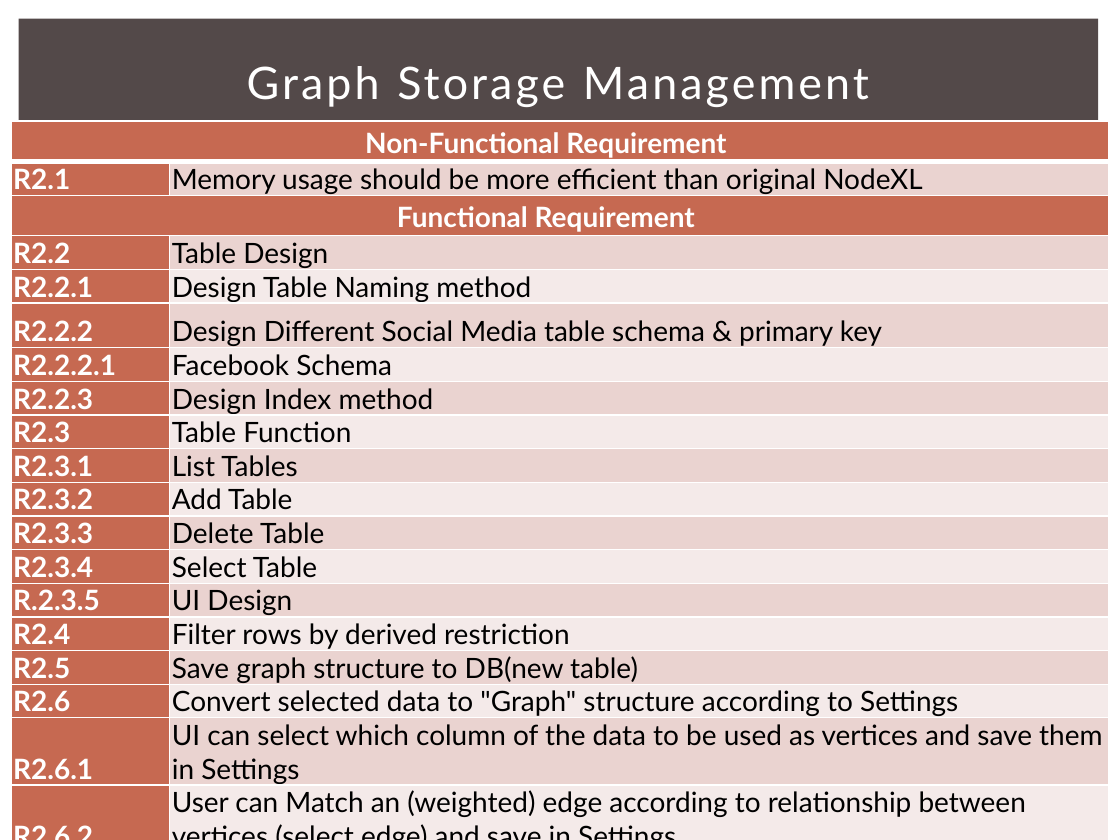
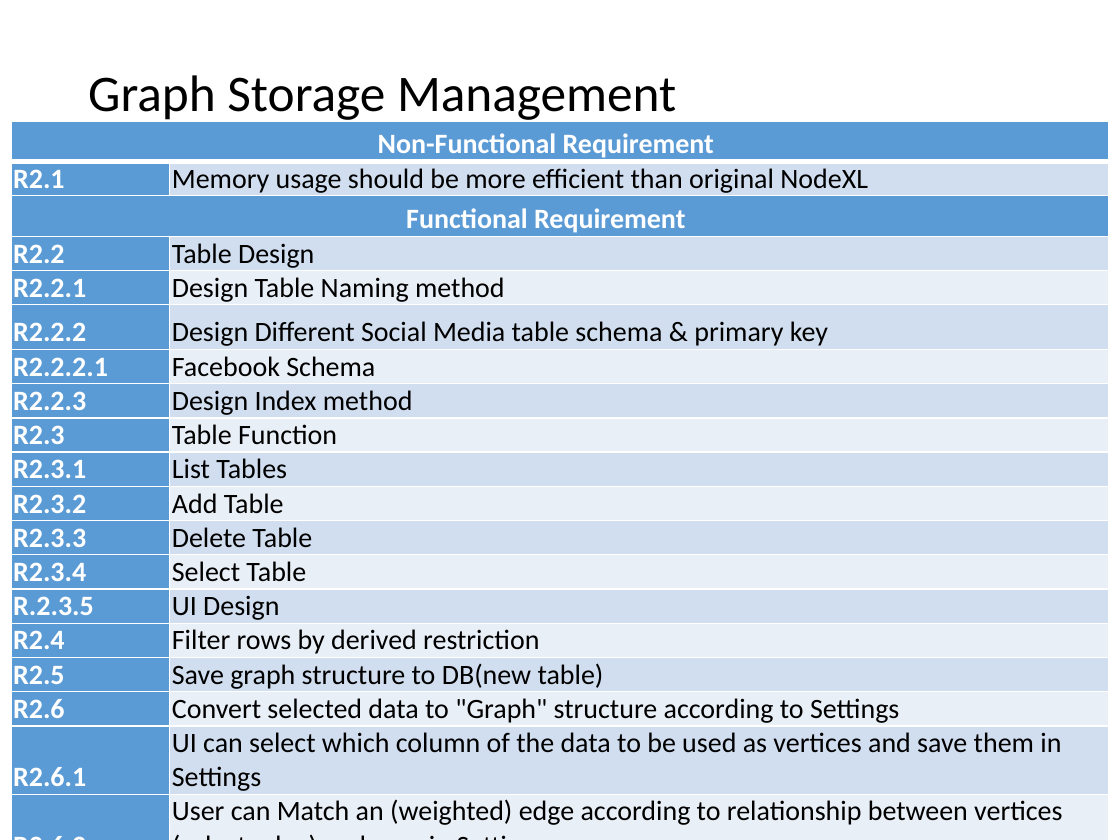
Before and after one commit to 2014-sed-team3/term-project, a slide deck: slide 7 of project/report/report.pptx. Drawn at 1120x840 pixels with LibreOffice and Linux fonts; fonts in the diff are those of the drawing. Boxes give left, top, right and bottom in pixels: in the first picture for what was removed or moved away, otherwise in the second. Text is boxed around its words. In the diff, an @@ line names an element or a change of style, - is before the commit and + after.

```diff
--- a/project/report/report.pptx
+++ b/project/report/report.pptx
@@ rectangle removed at [19,19,1099,184] @@
@@ title "Graph Storage Management": place and size @@
-title "Graph Storage Management" at [247,66,869,107]
+title "Graph Storage Management" at [88,75,676,124]
@@ title "Graph Storage Management" at [88,75,676,124]: size 28.8 to 33 pt, font Lato to Calibri, text colour #FFFFFF to #000000, letter spacing 2 to 0 pt; alignment centre to left; line spacing 1 to 0.9 @@
@@ table at [11,121,1110,838] @@
@@ fill #C66951 to #5B9BD5 in 19 cells @@
@@ fill #EAD4D0 to #D2DEEF in 9 cells @@
@@ fill #F5EBE9 to #EAEFF7 in 8 cells @@
@@ font Lato to Calibri @@
@@ rectangle removed at [19,200,1101,819] @@
```
Also in this commit, not shown: 29 other slides changed, 17 slides added, 12 slides removed.
